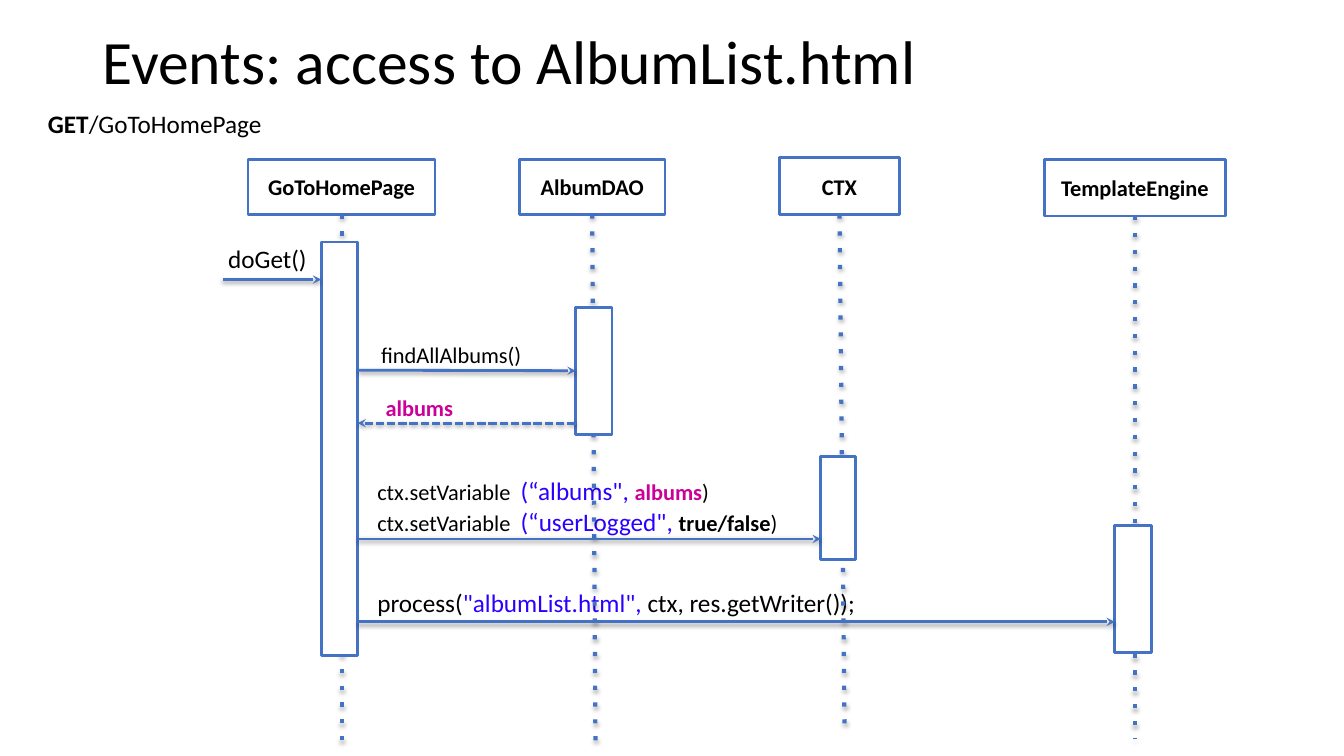
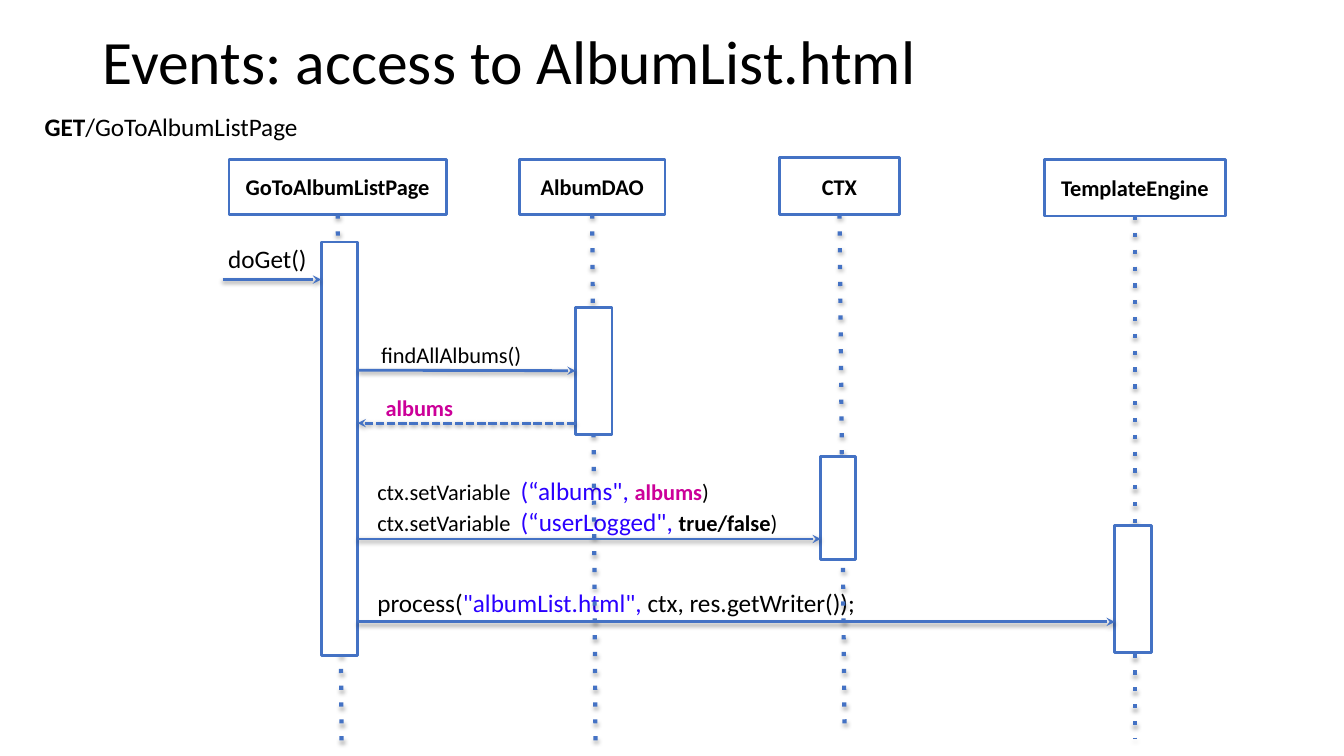
Before and after one commit to Giulsmoon/TecnologiePerIlWeb_Project1, a slide deck: slide 13 of Presentazioni Powerpoint/Progetto1_versione_PURE_HTML.pptx (slide 7 before the commit). Drawn at 1344x756 pixels with LibreOffice and Linux fonts; fonts in the diff are those of the drawing. Boxes give left, top, right and bottom in pixels: in the first picture for what was removed or moved away, otherwise in the second. Text is boxed around its words. In the diff, an @@ line names an element or a change of style, - is before the commit and + after.

Commit message:
dumps finali di entrambi i progetti, modifiche dei filtri nel pure html, quasi finiti i power points dei due progetti, piccole modifiche nel ria

```diff
--- a/Presentazioni Powerpoint/Progetto1_versione_PURE_HTML.pptx
+++ b/Presentazioni Powerpoint/Progetto1_versione_PURE_HTML.pptx
@@ text at <box>45,118,298,141</box>: text changed @@
-GET/GoToHomePage
+GET/GoToAlbumListPage
@@ rectangle "GoToAlbumListPage": place and size @@
-rectangle "GoToAlbumListPage" at <box>248,159,436,215</box>
+rectangle "GoToAlbumListPage" at <box>229,159,447,215</box>
@@ text in rectangle at <box>246,179,430,199</box>: text changed @@
-GoToHomePage
+GoToAlbumListPage
@@ line moved from (342, 215) - (342, 746) to (338, 215) - (342, 746) @@
```
Also in this commit, not shown: 3 other slides changed, 6 slides added, 23 other files.
